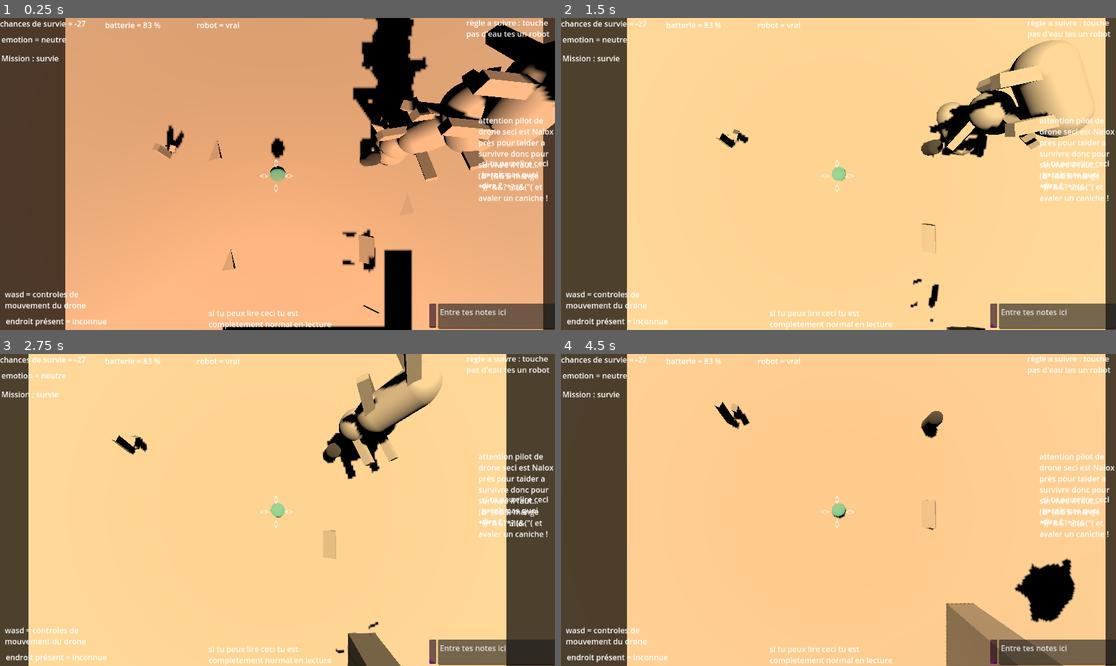
Above: before the commit, frames 1-4 (two rows, left to right).
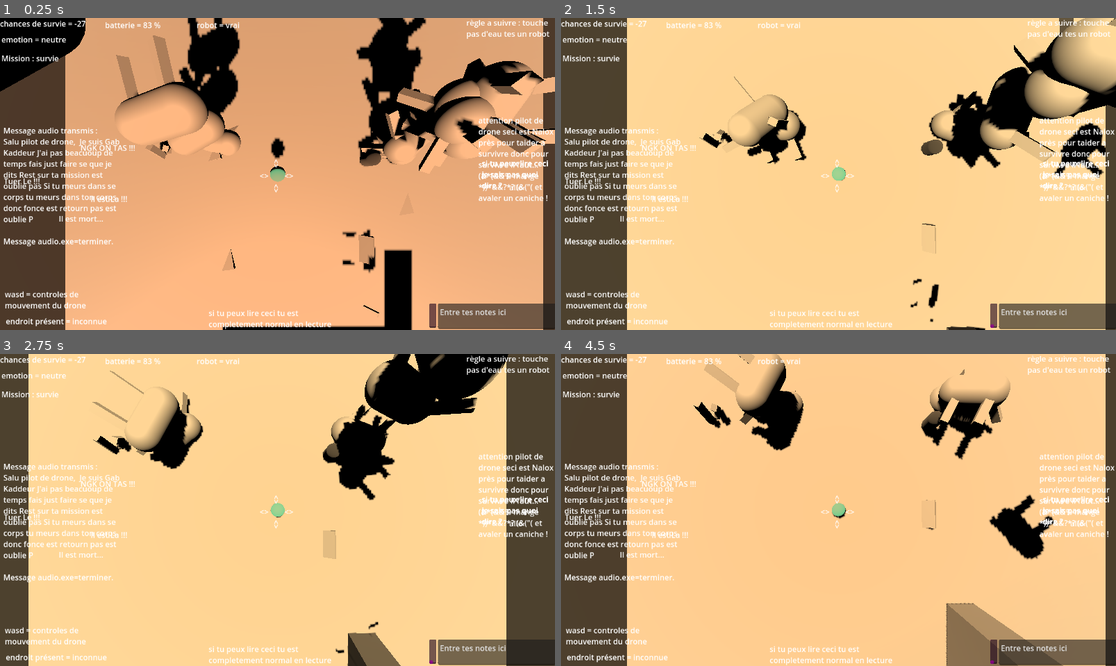
Above: after the commit, the same moments.

Repository: StudioXPEtudiant/25-26.QC.S.S2_Re_TV
Game: Godot game, scene res://Player.tscn
Same seed, same stepped clock (60 frames per second), same inputs: the game is played once before the commit and once after it.
Inputs (mouse positions are in pixels of both pictures, inside the frame that each line leads up to):
- Up to frame 1 (0.25 s): no input
- Up to frame 2 (1.5 s): click (993, 314) at 0.52 s; type "Alex" at 0.6 s; hold S (J1right) from 1.28 s (still down)
- Up to frame 3 (2.75 s): release S (J1right) at 2.03 s; hold D (J1down) from 2.03 s (still down)
- Up to frame 4 (4.5 s): release D (J1down) at 2.78 s; hold S (J1right) 2.78-3.53 s; hold A (J1up) 3.53-4.28 s; hold W (J1left) from 4.28 s (still down)

The runs differ from the first frame. In frame 1, 18% of the frame differs, in the area x 0-100%, y 0-74%; in frame 2, 11%; in frame 3, 9.7%; in frame 4, 8.7%.

Commit message:
J'ai ameliorer l'histoir(tu decide), j'ai ajouter des obstacles et le GUI

Diff:
--- a/Choupy.exe.tscn
+++ b/Choupy.exe.tscn
@@ -50,7 +50,7 @@
 skeleton = NodePath("../../../..")
 
 [node name="spider limb 1 right" type="PhysicalBone3D" parent="RigidBody3D/Skeleton3D"]
-transform = Transform3D(0.810659, 0.519163, -0.270743, -0.583697, 0.752999, -0.303793, 0.0461511, 0.404304, 0.91346, -1.32024, -0.0476835, -1.33447)
+transform = Transform3D(0.810659, 0.519163, -0.270743, -0.583697, 0.752999, -0.303793, 0.0461511, 0.404304, 0.913459, -1.32024, -0.0476835, -1.33447)
 joint_type = 3
 joint_offset = Transform3D(1, 0, 0, 0, 1, 0, 0, 0, 1, 1.10402, 1.26086, 0.847053)
 body_offset = Transform3D(0.810659, 0.519163, -0.270743, -0.583697, 0.752999, -0.303793, 0.0461511, 0.404304, 0.91346, -1.32024, -0.0476835, -1.33447)
@@ -71,9 +71,9 @@
 skeleton = NodePath("../../../..")
 
 [node name="spider limb 1 right2" type="PhysicalBone3D" parent="RigidBody3D/Skeleton3D"]
-transform = Transform3D(0.704692, -0.655897, 0.27057, 0.583893, 0.75275, 0.304033, -0.403086, -0.0562655, 0.913431, 1.56294, -0.161306, -0.461801)
-joint_offset = Transform3D(1, 0, 0, 0, 1, 0, 0, 0, 1, -1.19335, 1.12057, 0.0479808)
-body_offset = Transform3D(0.704692, -0.655897, 0.27057, 0.583893, 0.75275, 0.304033, -0.403086, -0.0562655, 0.913431, 1.56294, -0.161306, -0.461801)
+transform = Transform3D(0.704692, -0.655897, 0.27057, 0.583893, 0.75275, 0.304033, -0.403086, -0.0562656, 0.913431, 1.56294, -0.161306, -0.461801)
+joint_offset = Transform3D(1, 0, 0, 0, 1, 0, 0, 0, 1, -1.19335, 1.12057, 0.0479809)
+body_offset = Transform3D(0.704692, -0.655897, 0.27057, 0.583893, 0.75275, 0.304033, -0.403086, -0.0562656, 0.913431, 1.56294, -0.161306, -0.461801)
 
 [node name="CollisionShape3D" type="CollisionShape3D" parent="RigidBody3D/Skeleton3D/spider limb 1 right2"]
 transform = Transform3D(1, 0, 0, 0, -4.37114e-08, -1, 0, 1, -4.37114e-08, 0.00985467, 1.5, 0.0140272)
@@ -85,8 +85,8 @@
 skeleton = NodePath("../../../..")
 
 [node name="spider limb 1 right3" type="PhysicalBone3D" parent="RigidBody3D/Skeleton3D"]
-transform = Transform3D(0.810659, 0.519163, -0.270743, -0.583697, 0.752999, -0.303793, 0.0461511, 0.404304, 0.91346, -1.37475, -0.13512, -0.347566)
-joint_offset = Transform3D(1, 0, 0, 0, 1, 0, 0, 0, 1, 1.05162, 0.955987, -0.0957645)
+transform = Transform3D(0.810659, 0.519163, -0.270743, -0.583697, 0.752999, -0.303793, 0.0461511, 0.404304, 0.913459, -1.37475, -0.13512, -0.347566)
+joint_offset = Transform3D(1, 0, 0, 0, 1, 0, 0, 0, 1, 1.05162, 0.955987, -0.0957647)
 body_offset = Transform3D(0.810659, 0.519163, -0.270743, -0.583697, 0.752999, -0.303793, 0.0461511, 0.404304, 0.91346, -1.37475, -0.13512, -0.347566)
 
 [node name="CollisionShape3D" type="CollisionShape3D" parent="RigidBody3D/Skeleton3D/spider limb 1 right3"]
@@ -99,9 +99,9 @@
 skeleton = NodePath("../../../..")
 
 [node name="spider limb 1 right4" type="PhysicalBone3D" parent="RigidBody3D/Skeleton3D"]
-transform = Transform3D(0.704692, -0.655897, 0.27057, 0.583893, 0.75275, 0.304033, -0.403086, -0.0562655, 0.913431, 1.58694, -0.183688, 0.480192)
-joint_offset = Transform3D(1, 0, 0, 0, 1, 0, 0, 0, 1, -0.817491, 1.20616, -0.812154)
-body_offset = Transform3D(0.704692, -0.655897, 0.27057, 0.583893, 0.75275, 0.304033, -0.403086, -0.0562655, 0.913431, 1.58694, -0.183688, 0.480192)
+transform = Transform3D(0.704692, -0.655897, 0.27057, 0.583893, 0.75275, 0.304033, -0.403086, -0.0562656, 0.913431, 1.58694, -0.183688, 0.480192)
+joint_offset = Transform3D(1, 0, 0, 0, 1, 0, 0, 0, 1, -0.817491, 1.20616, -0.812153)
+body_offset = Transform3D(0.704692, -0.655897, 0.27057, 0.583893, 0.75275, 0.304033, -0.403086, -0.0562656, 0.913431, 1.58694, -0.183688, 0.480192)
 
 [node name="CollisionShape3D" type="CollisionShape3D" parent="RigidBody3D/Skeleton3D/spider limb 1 right4"]
 transform = Transform3D(1, 0, 0, 0, -4.37114e-08, -1, 0, 1, -4.37114e-08, 0.00985467, 1.5, 0.0140272)
--- a/Player.tscn
+++ b/Player.tscn
@@ -43,6 +43,15 @@
 light_negative = true
 
 [node name="RichTextLabel10" type="RichTextLabel" parent="."]
+offset_left = 1000.0
+offset_top = 290.0
+offset_right = 1147.0
+offset_bottom = 398.0
+bbcode_enabled = true
+text = "si tu peux lire ceci je sais pas quoi dire ?"
+tab_size = 1
+
+[node name="RichTextLabel15" type="RichTextLabel" parent="."]
 offset_left = 1000.0
 offset_top = 290.0
 offset_right = 1147.0
@@ -167,6 +176,47 @@
 offset_bottom = 412.0
 text = "attention pilot de drone seci est Nalox près pour taider a survivre donc pour survivre il faut... (&*(&&% mange *))*&&?*? (&(\"( et avaler un caniche !"
 
+[node name="RichTextLabel16" type="RichTextLabel" parent="."]
+offset_left = 7.0
+offset_top = 222.0
+offset_right = 268.0
+offset_bottom = 476.0
+text = "Message audio transmis :
+Salu pilot de drone,  Je suis Gab Kaddeur J'ai pas beacuoup de temps fais just faire se que je dits Rest sur ta mission est oublie pas Si tu meurs dans se corps tu meurs dans ton corps donc fonce est retourn pas est oublie P
+
+Message audio.exe=terminer."
+
+[node name="RichTextLabel17" type="RichTextLabel" parent="."]
+offset_left = 188.0
+offset_top = 364.0
+offset_right = 270.0
+offset_bottom = 396.0
+text = "Il est La !!!
+"
+
+[node name="RichTextLabel18" type="RichTextLabel" parent="."]
+offset_left = 8.0
+offset_top = 327.0
+offset_right = 90.0
+offset_bottom = 359.0
+text = "Tuer Le !!!
+"
+
+[node name="RichTextLabel19" type="RichTextLabel" parent="."]
+offset_left = 122.0
+offset_top = 405.0
+offset_right = 231.0
+offset_bottom = 437.0
+text = "Il est mort...
+"
+
+[node name="RichTextLabel20" type="RichTextLabel" parent="."]
+offset_left = 167.0
+offset_top = 258.0
+offset_right = 292.0
+offset_bottom = 293.0
+text = "NGK ON TAS !!!"
+
 [node name="NavigationRegion3D" type="NavigationRegion3D" parent="."]
 navigation_mesh = SubResource("NavigationMesh_kpjcp")
 navigation_layers = 2
@@ -555,6 +605,18 @@
 [node name="Choupy_exe8" parent="." instance=ExtResource("5_cxr5p")]
 transform = Transform3D(1, 0, 0, 0, 1, 0, 0, 0, 1, 2.89886, 2.31695, -2.38414)
 
+[node name="Choupy_exe21" parent="." instance=ExtResource("5_cxr5p")]
+transform = Transform3D(1, 0, 0, 0, 1, 0, 0, 0, 1, -3.73508, 3.71175, -2.38414)
+
+[node name="Choupy_exe22" parent="." instance=ExtResource("5_cxr5p")]
+transform = Transform3D(1, 0, 0, 0, 1, 0, 0, 0, 1, -3.73508, 2.78432, -2.38414)
+
+[node name="Choupy_exe23" parent="." instance=ExtResource("5_cxr5p")]
+transform = Transform3D(1, 0, 0, 0, 1, 0, 0, 0, 1, -3.73508, 2.31695, -2.38414)
+
+[node name="Choupy_exe24" parent="." instance=ExtResource("5_cxr5p")]
+transform = Transform3D(1, 0, 0, 0, 1, 0, 0, 0, 1, -3.73508, 2.31695, -2.38414)
+
 [node name="Choupy_exe9" parent="." instance=ExtResource("5_cxr5p")]
 transform = Transform3D(1, 0, 0, 0, 1, 0, 0, 0, 1, 2.89886, 2.31695, -2.38414)
 
